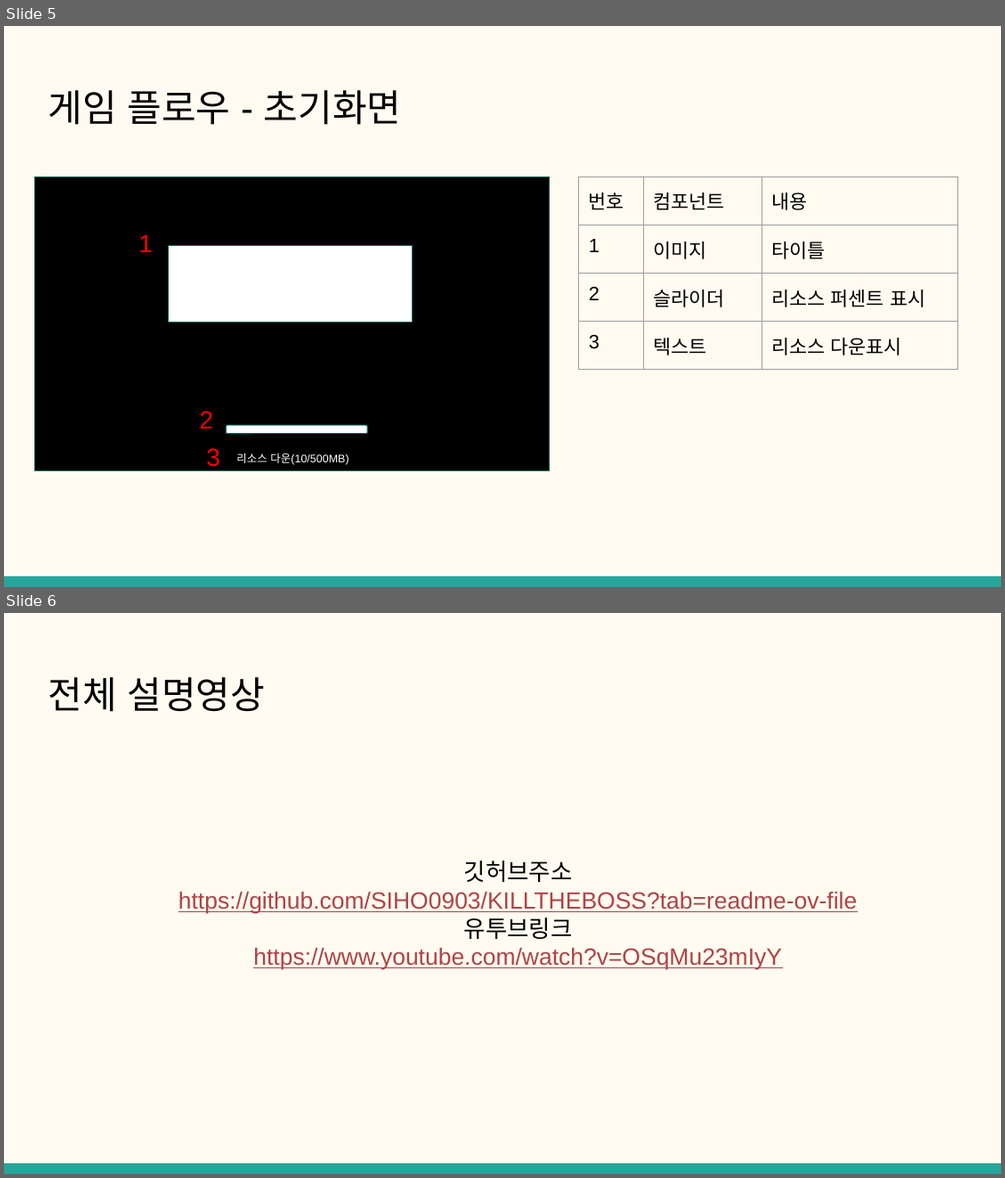
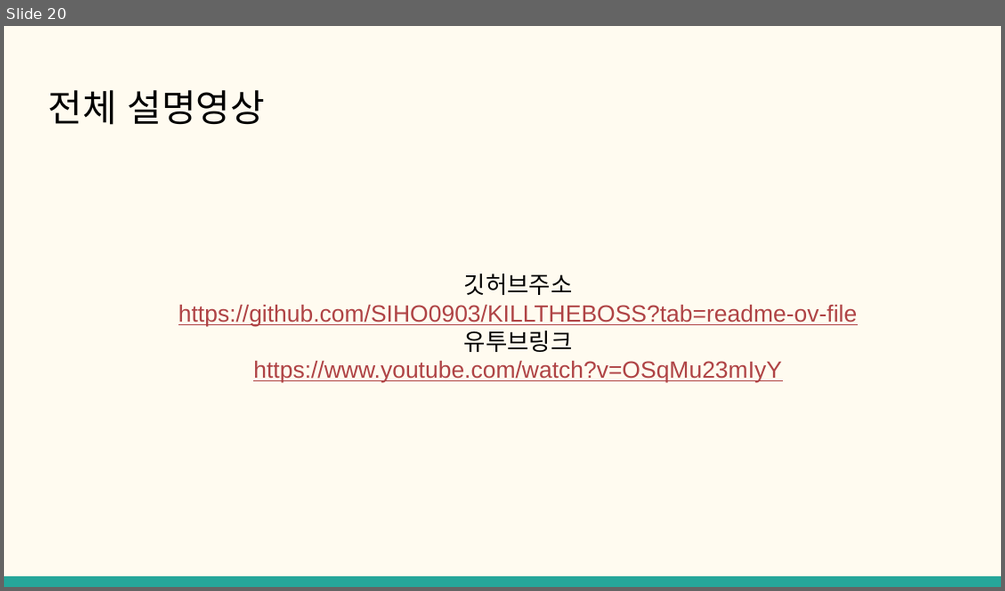
Before and after one commit to SIHO0903/KILLTHEBOSS, a slide deck: 클라이언트 개발자 포트폴리오.pptx. Shown one above the other, each under a label of ours: slides 5 and 6 before the commit, slide 20 after it. The pictures are 1005x1178 and 1005x591 pixels, drawn with LibreOffice and Linux fonts; fonts in the diff are those of the drawing. Boxes give left, top, right and bottom in pixels: in the first picture for what was removed or moved away, otherwise in the second. Text is boxed around its words. In the diff, an @@ line names an element or a change of style, - is before the commit and + after.

```diff
--- a/클라이언트 개발자 포트폴리오.pptx
+++ b/클라이언트 개발자 포트폴리오.pptx
@@ slide 5 removed at [4, 26, 1001, 587], background #FFFBF0; not listed: 1 template element that a slide beside it also shows @@
@@ title removed at [48, 90, 402, 125] @@
-게임 플로우 - 초기화면
@@ rectangle removed at [35, 176, 550, 471] @@
@@ table removed at [579, 176, 958, 503], 4 rows, 3 columns @@
-번호 | 컴포넌트 | 내용
-1 | 이미지 | 타이틀
-2 | 슬라이더 | 리소스 퍼센트 표시
-3 | 텍스트 | 리소스 다운표시
@@ text removed at [138, 234, 153, 252] @@
-1
@@ rectangle removed at [169, 245, 413, 321] @@
@@ text removed at [200, 410, 214, 428] @@
-2
@@ rounded rectangle removed at [226, 425, 368, 433] @@
@@ text removed at [206, 448, 220, 467] @@
-3
@@ text removed at [236, 452, 348, 465] @@
-리소스 다운(10/500MB)
@@ what was slide 6 is now slide 20 @@
```
Also in this commit, not shown: 1 slide changed, 17 slides added, 2 other slides removed, 22 other files.
